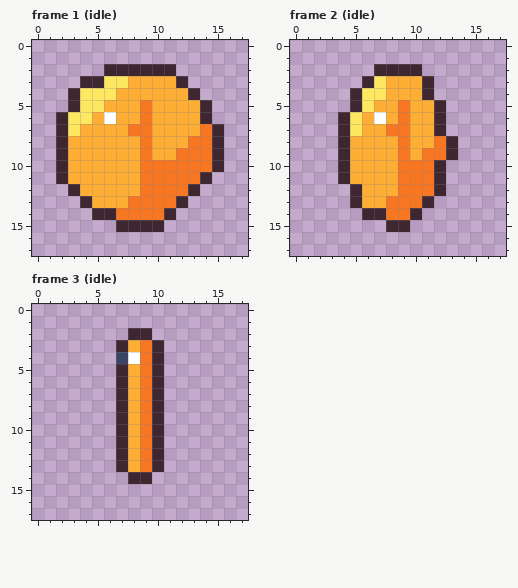
Two versions of one pixel-art file, art/minis/tip@88.aseprite. The picture above was drawn from the file before the commit.
18x18 pixels, 4 frames. Shown: frame 1 (idle), frame 2 (idle), frame 3 (idle). The commit also changed other frames, which this record leaves out.
The result:
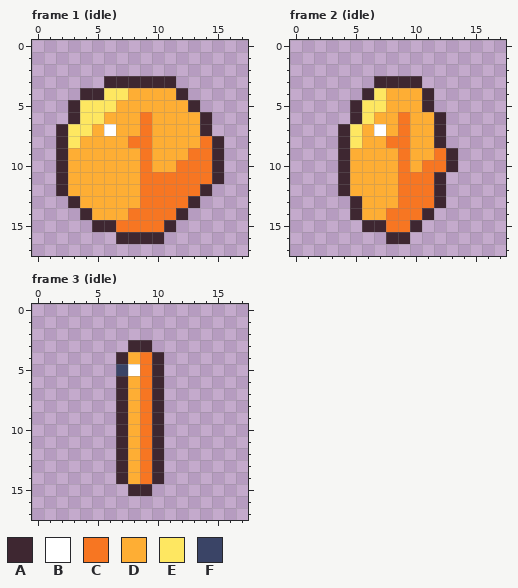
Palette (. is transparent): A #3e2731  B #ffffff  C #f77622  D #feae34  E #fee761  F #3a4466
Edits made:
--- frame 1 (idle)
@@ x 0..17 @@
  1 ..................
- 2 ......AAAAAA......
- 3 ....AAEEDDDDA.....
- 4 ...AEEEDDDDDDA....
- 5 ...AEEDDDCDDDDA...
- 6 ..AEEDBDDCDDDDA...
- 7 ..AEDDDDCCDDDDCA..
- 8 ..ADDDDDDCDDDCCA..
- 9 ..ADDDDDDCDDCCCA..
-10 ..ADDDDDDCCCCCCA..
-11 ..ADDDDDDCCCCCA...
-12 ...ADDDDDCCCCA....
-13 ....ADDDCCCCA.....
-14 .....AACCCCA......
-15 .......AAAA.......
-16 ..................
+ 2 ..................
+ 3 ......AAAAAA......
+ 4 ....AAEEDDDDA.....
+ 5 ...AEEEDDDDDDA....
+ 6 ...AEEDDDCDDDDA...
+ 7 ..AEEDBDDCDDDDA...
+ 8 ..AEDDDDCCDDDDCA..
+ 9 ..ADDDDDDCDDDCCA..
+10 ..ADDDDDDCDDCCCA..
+11 ..ADDDDDDCCCCCCA..
+12 ..ADDDDDDCCCCCA...
+13 ...ADDDDDCCCCA....
+14 ....ADDDCCCCA.....
+15 .....AACCCCA......
+16 .......AAAA.......
 17 ..................
--- frame 2 (idle)
@@ x 0..17 @@
  1 ..................
- 2 .......AAAA.......
- 3 ......AEDDDA......
- 4 .....AEEDDDA......
- 5 .....AEDDCDDA.....
- 6 ....AEDBDCDDA.....
- 7 ....AEDDCCDDA.....
- 8 ....ADDDDCDDCA....
- 9 ....ADDDDCDCCA....
-10 ....ADDDDCCCA.....
+ 2 ..................
+ 3 .......AAAA.......
+ 4 ......AEDDDA......
+ 5 .....AEEDDDA......
+ 6 .....AEDDCDDA.....
+ 7 ....AEDBDCDDA.....
+ 8 ....AEDDCCDDA.....
+ 9 ....ADDDDCDDCA....
+10 ....ADDDDCDCCA....
 11 ....ADDDDCCCA.....
-12 .....ADDDCCCA.....
-13 .....ADDCCCA......
-14 ......AACCA.......
-15 ........AA........
-16 ..................
+12 ....ADDDDCCCA.....
+13 .....ADDDCCCA.....
+14 .....ADDCCCA......
+15 ......AACCA.......
+16 ........AA........
 17 ..................
--- frame 3 (idle)
@@ x 5..12 @@
  1 ........
- 2 ...AA...
- 3 ..ADCA..
- 4 ..FBCA..
- 5 ..ADCA..
+ 2 ........
+ 3 ...AA...
+ 4 ..ADCA..
+ 5 ..FBCA..
  6 ..ADCA..
@@ x 5..12 @@
 13 ..ADCA..
-14 ...AA...
-15 ........
+14 ..ADCA..
+15 ...AA...
 16 ........
Changed places in both pictures, as pixel boxes (x1, y1, x2, y2):
changed: (56, 64, 224, 244)
changed: (338, 64, 458, 244)
changed: (116, 328, 164, 376)
changed: (116, 472, 164, 496)
